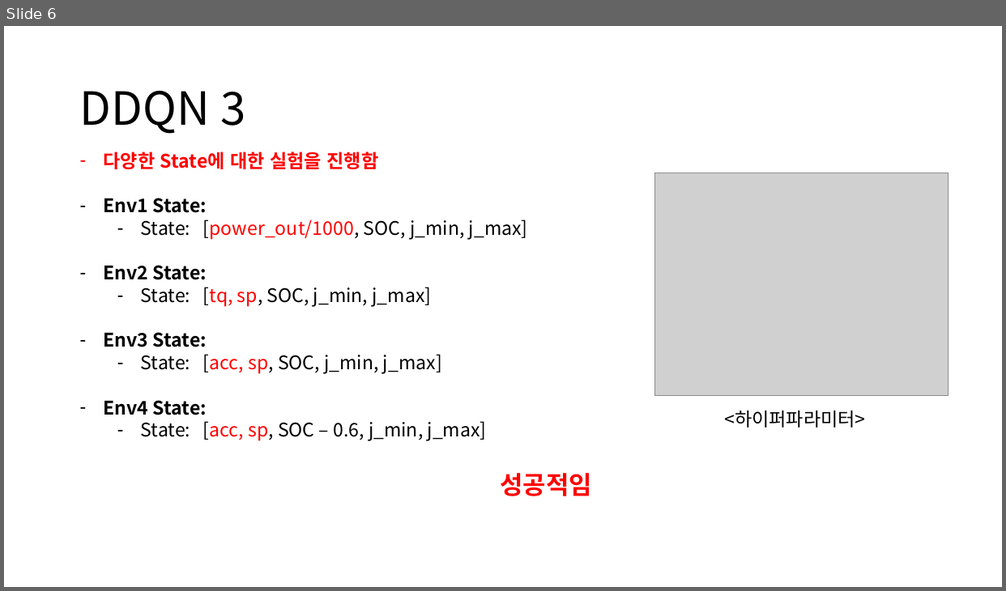
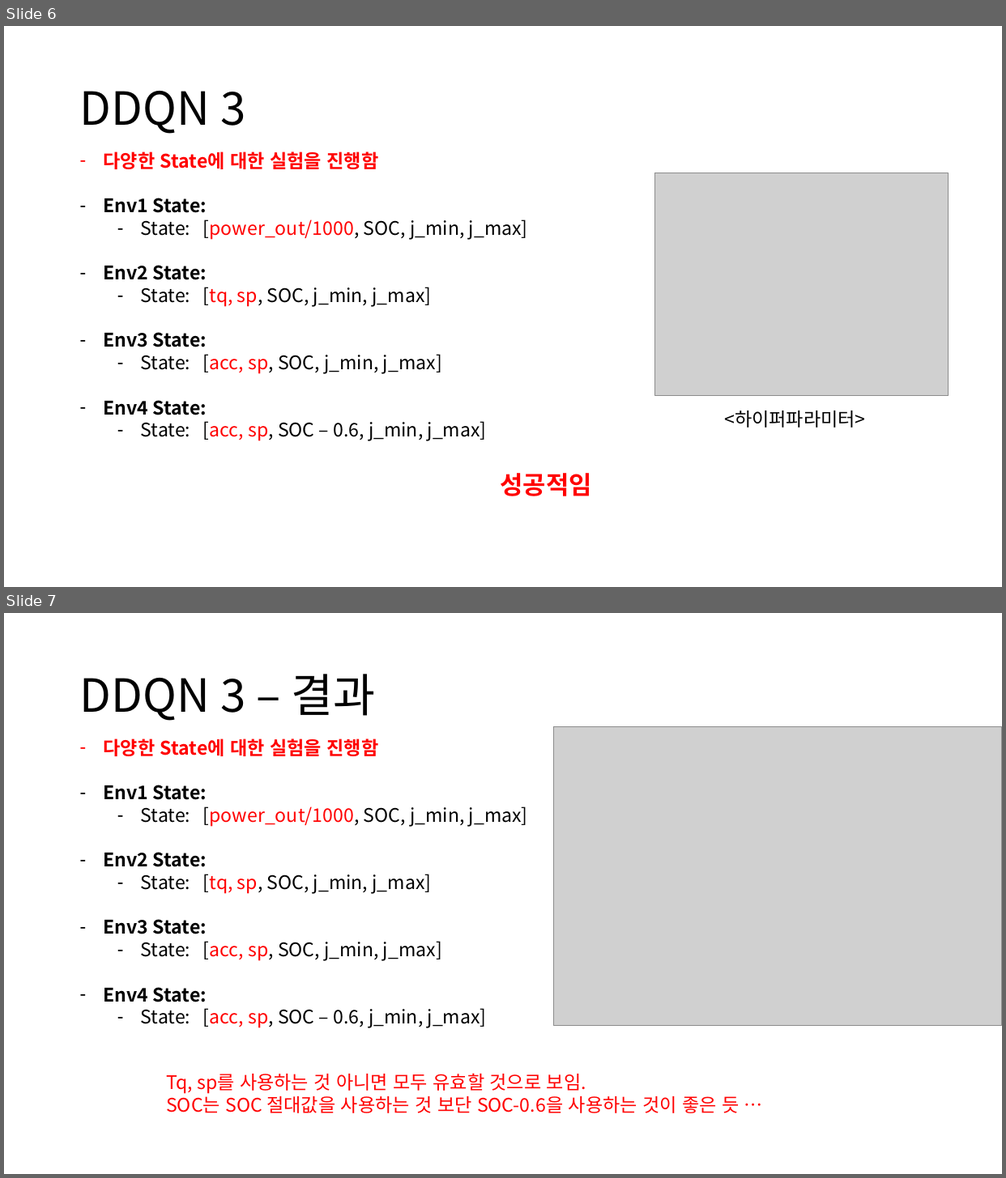
Before and after one commit to zidane89/experiment, a slide deck: 실험정리.pptx. Shown one above the other, each under a label of ours: slide 6 before the commit, slides 6 and 7 after it. The pictures are 1006x591 and 1006x1178 pixels, drawn with LibreOffice and Linux fonts; fonts in the diff are those of the drawing; grey boxes stand for pictures. Boxes give left, top, right and bottom in pixels: in the first picture for what was removed or moved away, otherwise in the second. Text is boxed around its words. In the diff, an @@ line names an element or a change of style, - is before the commit and + after.

```diff
--- a/실험정리.pptx
+++ b/실험정리.pptx
@@ slide 7 added at <box>4,613,1002,1174</box>, background #FFFFFF @@
@@ title added at <box>80,674,375,721</box>, 44 pt, text #000000 @@
+DDQN 3 – 결과
@@ picture added at <box>553,726,1002,1026</box> @@
@@ text added at <box>104,739,528,1029</box>, 18 pt, text #000000 @@
+– 다양한 State에 대한 실험을 진행함
+– Env1 State:
+  – State: [power_out/1000, SOC, j_min, j_max]
+– Env2 State:
+  – State: [tq, sp, SOC, j_min, j_max]
+– Env3 State:
+  – State: [acc, sp, SOC, j_min, j_max]
+– Env4 State:
+  – State: [acc, sp, SOC – 0.6, j_min, j_max]
@@ text added at <box>166,1073,739,1114</box>, 18 pt, text #FF0000 @@
+Tq, sp를 사용하는 것 아니면 모두 유효할 것으로 보임.
+SOC는 SOC 절대값을 사용하는 것 보단 SOC-0.6을 사용하는 것이 좋은 듯 …
```
Also in this commit, not shown: 2 slides changed.
